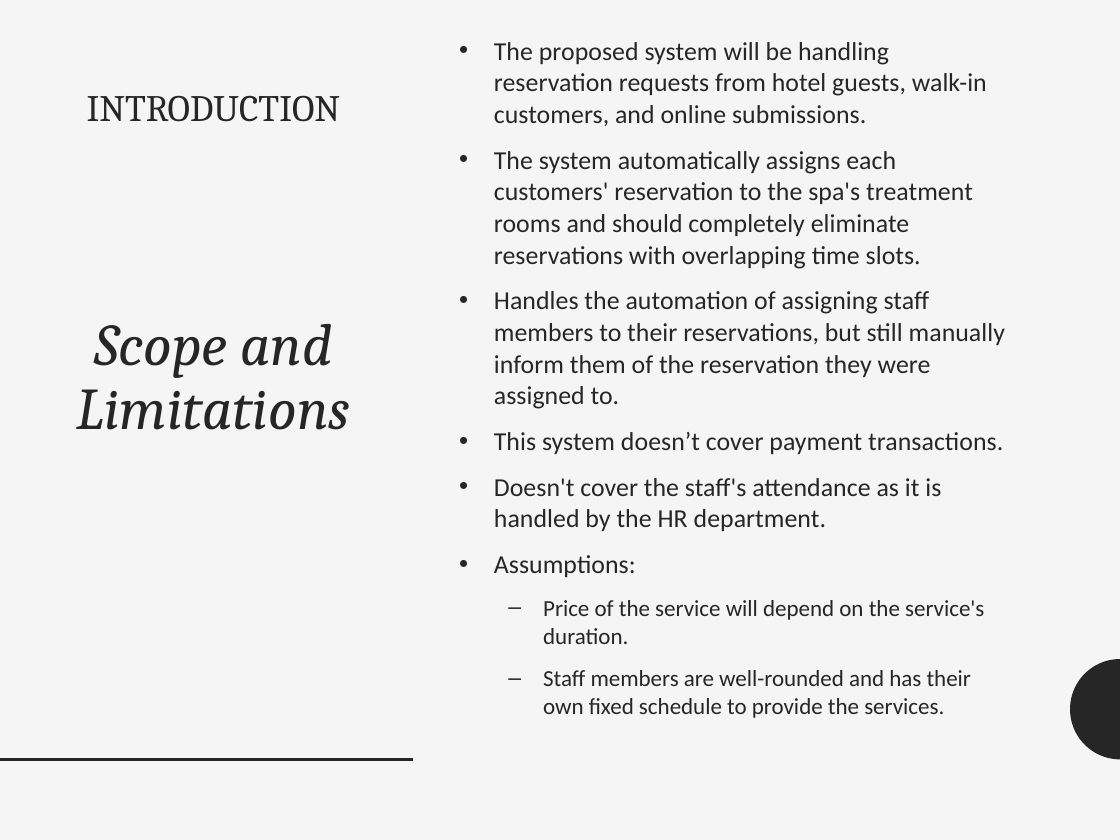
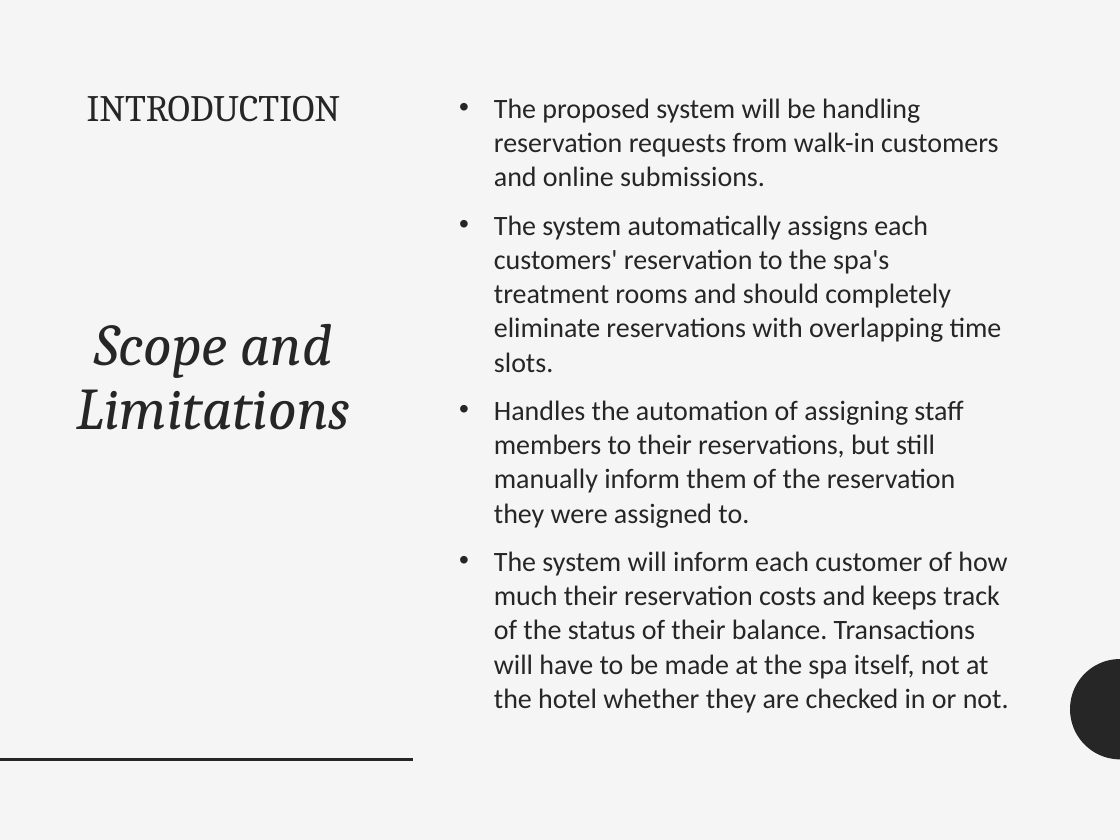
Before and after one commit to seans888/H-Spa, a slide deck: slide 5 of Documents/Final Document/Hotel-Spa-Reservation-System.pptx. Drawn at 1120x840 pixels with LibreOffice and Linux fonts; fonts in the diff are those of the drawing. Boxes give left, top, right and bottom in pixels: in the first picture for what was removed or moved away, otherwise in the second. Text is boxed around its words. In the diff, an @@ line names an element or a change of style, - is before the commit and + after.

```diff
--- a/Documents/Final Document/Hotel-Spa-Reservation-System.pptx
+++ b/Documents/Final Document/Hotel-Spa-Reservation-System.pptx
@@ text "The proposed system will be ...": place and size @@
-text "The proposed system will be ..." at [494,42,1005,718]
+text "The proposed system will be ..." at [494,98,1009,713]
@@ text at [494,98,999,186]: text changed; size 16.6 to 18 pt @@
-• The proposed system will be handling reservation requests from hotel guests, walk-in customers, and online submissions.
+• The proposed system will be handling reservation requests from walk-in customers and online submissions.
@@ text at [494,215,1002,528]: size 16.6 to 18 pt in "The system automatically assigns each customers' reservation ...", "Handles the automation of assigning staff members ..." @@
@@ text at [494,551,1009,713]: text changed; size 14.8 to 18 pt @@
-• This system doesn’t cover payment transactions.
-• Doesn't cover the staff's attendance as it is handled by the HR department.
-• Assumptions:
-  – Price of the service will depend on the service's duration.
-  – Staff members are well-rounded and has their own fixed schedule to provide the services.
+• The system will inform each customer of how much their reservation costs and keeps track of the status of their balance. Transactions will have to be made at the spa itself, not at the hotel whether they are checked in or not.
```
Also in this commit, not shown: 7 other slides changed, 2 slides added, 2 other files.
